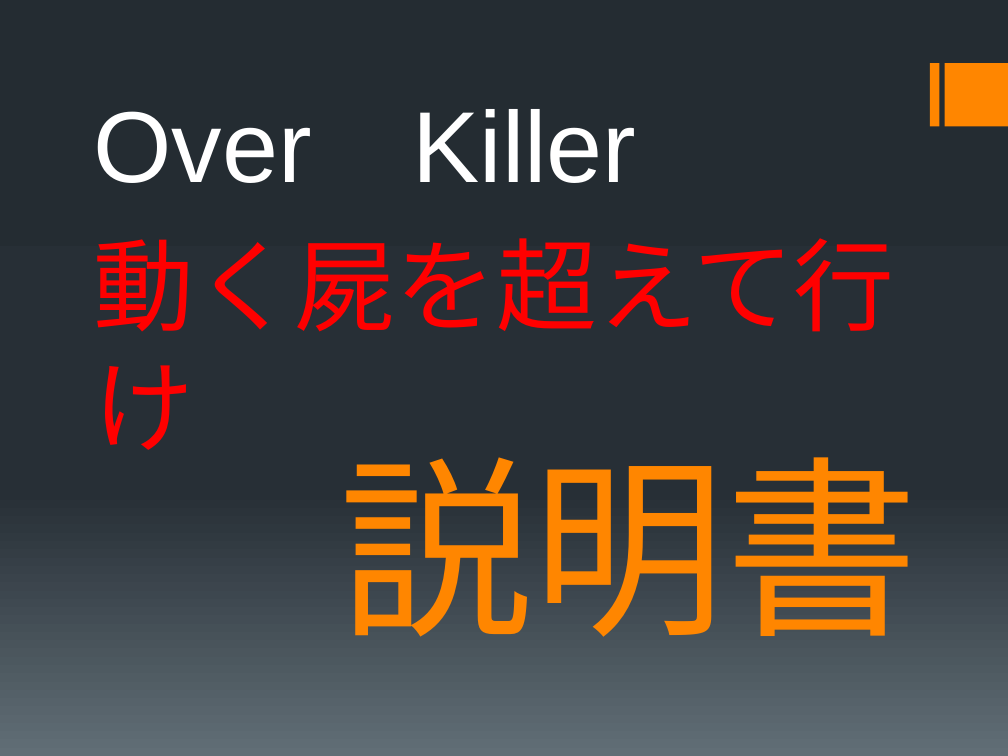
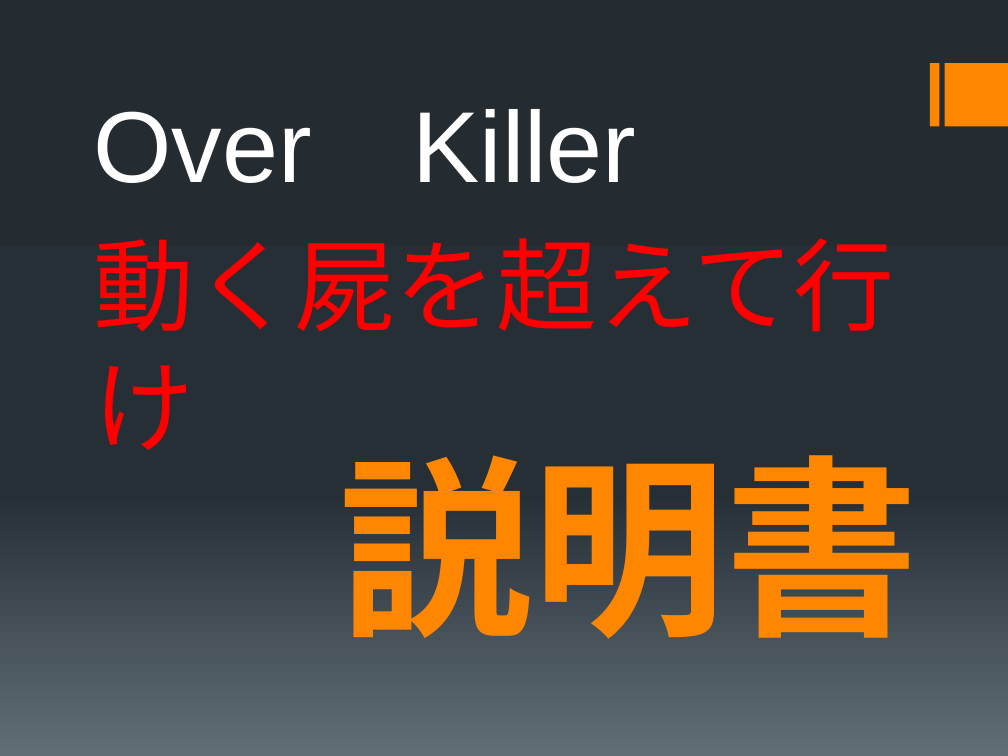
Before and after one commit to Shirayuki1850/-, a slide deck: slide 1 of 説明書.pptx. Drawn at 1008x756 pixels with LibreOffice and Linux fonts; fonts in the diff are those of the drawing. Boxes give left, top, right and bottom in pixels: in the first picture for what was removed or moved away, otherwise in the second. Text is boxed around its words. In the diff, an @@ line names an element or a change of style, - is before the commit and + after.

```diff
--- a/説明書.pptx
+++ b/説明書.pptx
@@ title "説明書" at [339, 455, 919, 667]: bold on @@
```
Also in this commit, not shown: 2 other slides changed, 1 slide added, 55 other files.
